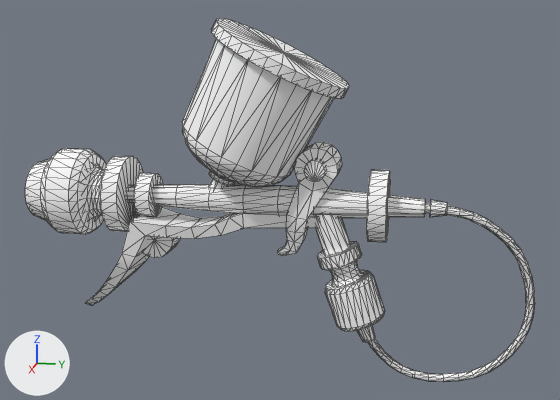
An edit to the glTF model glb/Wmn_Shooter_Blaze.glb, drawn before and after from the same camera.
Rendered twice from a 50 mm camera at (1.909, 0.196, 0.626) aimed at (-0.006, -0.187, 0.147). The lights are fixed; the arrows at lower left show +X, +Y and +Z. The picture after the commit comes second. Mesh edges are drawn as thin lines.

Script lines for the objects in view, before the commit:
```python
mat_m_body_mg = principled_material('M_Body_MG')
mat_m_body_mg.base_color = (1.0, 1.0, 1.0)  # white #ffffff
mat_m_body_mg.roughness = 1.0
me_wmn_shot_blaze__m_body_mg = bpy.data.meshes.new('Wmn_Shot_Blaze__M_Body_MG')
me_wmn_shot_blaze__m_body_mg.from_pydata(...)  # 1355 vertices, 2458 faces; spans x -0.182..0.182, y -0.859..0.471, z -0.346..0.604
me_wmn_shot_blaze__m_body_mg.materials.append(mat_m_body_mg)  # white #ffffff
ob_wmn_shot_blaze__m_body_mg = bpy.data.objects.new('Wmn_Shot_Blaze__M_Body_MG', me_wmn_shot_blaze__m_body_mg)
ob_wmn_shot_blaze__m_body_mg.location = (0.0, 0.0, 0.0)
```
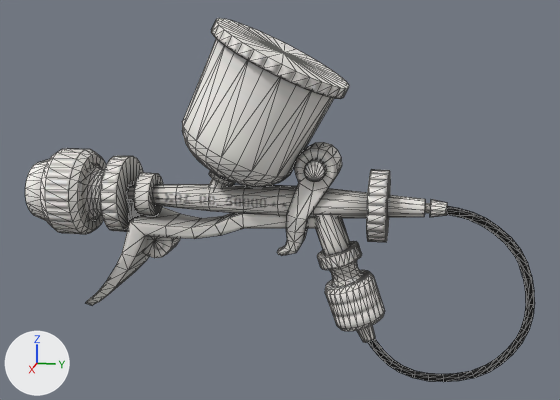
Diff of the bpy script that builds the scene:
```diff
--- a/glb/Wmn_Shooter_Blaze.glb.py
+++ b/glb/Wmn_Shooter_Blaze.glb.py
@@ img_m_body_alb @@
+img_m_body_alb = load_image('M_Body_Alb', '_unpacked/M_Body_Alb', 512, 512, 'sRGB')
@@ img_m_body_nrm @@
+img_m_body_nrm = load_image('M_Body_Nrm', '_unpacked/M_Body_Nrm', 512, 512, 'Non-Color')
@@ mat_m_body_mg @@
 n0 = _N.new('ShaderNodeBsdfPrincipled'); n0.name = 'Principled BSDF'
-n0.inputs[0].default_value = (1.0, 1.0, 1.0, 1.0)  # 'Base Color', white #ffffff
 n0.inputs[2].default_value = 1.0  # 'Roughness'
 n1 = _N.new('ShaderNodeOutputMaterial'); n1.name = 'Material Output'
+n2 = _N.new('ShaderNodeTexImage'); n2.name = 'Image Texture'
+n2.image = img_m_body_alb
+n3 = _N.new('ShaderNodeNormalMap'); n3.name = 'Normal Map'
+n3.uv_map = 'UVMap'
+n4 = _N.new('ShaderNodeTexImage'); n4.name = 'Image Texture.001'
+n4.image = img_m_body_nrm
 _L.new(n0.outputs[0], n1.inputs[0])  # 'BSDF' to 'Surface'
+_L.new(n2.outputs[0], n0.inputs[0])  # 'Color' to 'Base Color'
+_L.new(n3.outputs[0], n0.inputs[5])  # 'Normal' to 'Normal'
+_L.new(n4.outputs[0], n3.inputs[1])  # 'Color' to 'Color'
```

Changed parts and their boxes (x1, y1, x2, y2) in the pictures (560 x 400 px):
'Wmn_Shot_Blaze__M_Body_MG', surface changed
    both: (25, 20, 535, 382)
